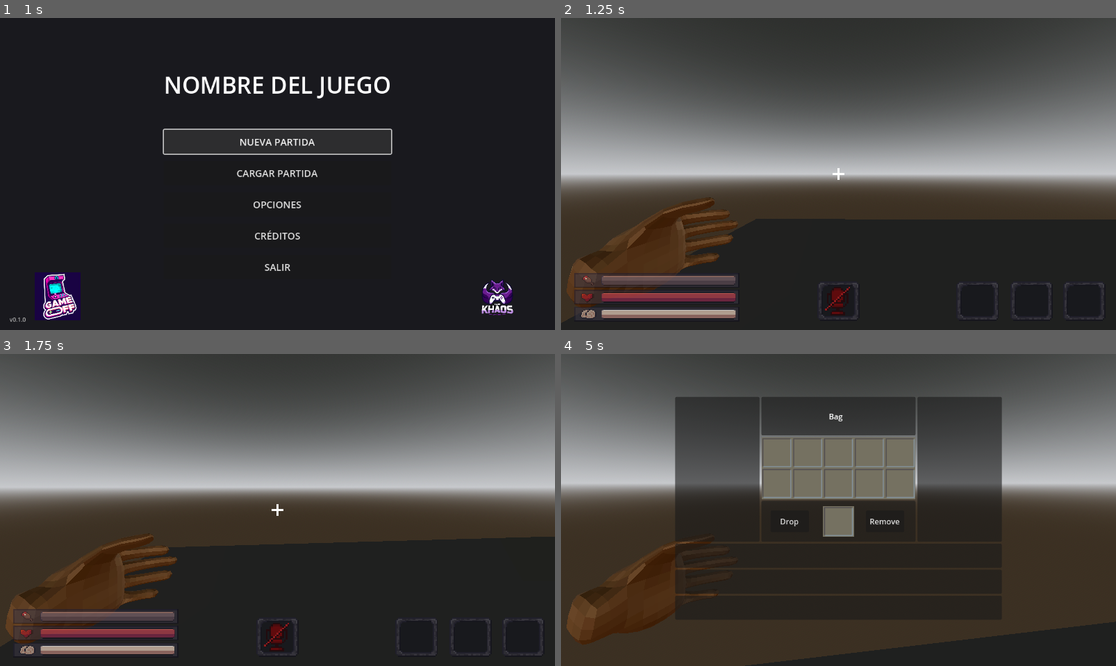
Above: before the commit, frames 1-4 (two rows, left to right).
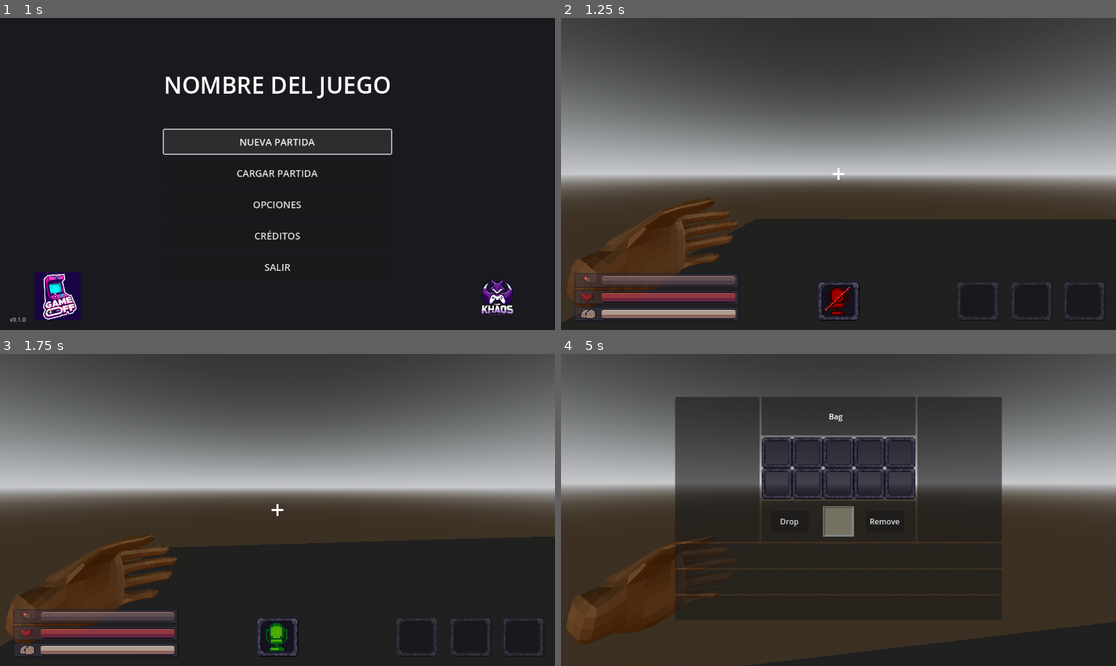
Above: after the commit, the same moments.

Repository: TeamKhaos/Echoes-of-Deep
Game: Godot game, scene res://scenes/main_menu.tscn
Two runs of this game, one before a commit and one after it. Both use one fixed random seed, a clock stepped at 60 frames per second and the inputs below. The project has no main scene, so this scene is started directly. Sound files missing from this copy of the repository are replaced by a short silence.
Inputs (mouse positions are in pixels of both pictures, inside the frame that each line leads up to):
- Up to frame 1 (1 s): click "NUEVA PARTIDA" at 0.5 s
- Up to frame 2 (1.25 s): no input
- Up to frame 3 (1.75 s): move the mouse to (305, 510) at 1.27 s; hold W (Up) from 1.28 s (still down); tap F (Microphone) at 1.35 s; click (305, 510) at 1.42 s
- Up to frame 4 (5 s): keep holding W (Up); move the mouse to (810, 510) at 2.02 s; tap Shift (Crouch) at 2.1 s; tap F (Microphone) at 2.3, 3.05, 3.8, 4.35 s; move the mouse to (849, 503) at 2.77 s; tap Q (Drop) at 2.85 s; move the mouse to (832, 516) at 3.52 s; tap E (Interact) at 3.6 s; click (832, 516) at 3.67 s; move the mouse to (877, 513) at 4.27 s; tap I (Inventory) at 4.9 s

Frame 1 is identical in both runs. In frame 2, 0.1% of the frame differs, in the area x 46-54%, y 84-96%; in frame 3, 0.3%; in frame 4, 5.4%, in the area x 36-64%, y 26-47%.

Commit message:
update logic for microphone and particles

Diff:
--- a/scenes/player/hud/hud.tscn
+++ b/scenes/player/hud/hud.tscn
@@ -229,7 +229,6 @@
 metadata/_edit_use_anchors_ = true
 
 [node name="Microphone" type="TextureRect" parent="."]
-modulate = Color(1, 1, 1, 0.54901963)
 layout_mode = 0
 anchor_left = 0.46180555
 anchor_top = 0.8441358
--- a/scenes/player/inventario.tscn
+++ b/scenes/player/inventario.tscn
@@ -1,19 +1,21 @@
-[gd_scene load_steps=14 format=3 uid="uid://qalas2xm418v"]
+[gd_scene load_steps=16 format=3 uid="uid://qalas2xm418v"]
 
 [ext_resource type="Script" uid="uid://c6wangdtwc4m7" path="res://addons/gloot/core/item_slot.gd" id="1_8v3xu"]
 [ext_resource type="Script" uid="uid://d0pfc3q6sof8y" path="res://addons/gloot/ui/ctrl_inventory_grid.gd" id="1_t2sse"]
 [ext_resource type="JSON" path="res://resources/json/inventario.json" id="2_ai134"]
-[ext_resource type="Texture2D" uid="uid://b86ne8h7k2hsc" path="res://resources/images/field_background.png" id="2_t6213"]
+[ext_resource type="Texture2D" uid="uid://bpmdtgysdm2tp" path="res://resources/images/field_background.png" id="2_t6213"]
 [ext_resource type="Texture2D" uid="uid://cryy16ynshic6" path="res://resources/images/field_highlighted_background.png" id="3_ai134"]
 [ext_resource type="Script" uid="uid://5hfig5q3x8it" path="res://addons/gloot/core/inventory.gd" id="4_t2sse"]
 [ext_resource type="Script" uid="uid://b8hbvp4kl88cn" path="res://addons/gloot/core/constraints/grid_constraint.gd" id="5_6qtn5"]
+[ext_resource type="Texture2D" uid="uid://b6g5y8ynjyd08" path="res://resources/images/marco.png" id="6_8fb8u"]
 [ext_resource type="Script" uid="uid://trghhrgo3fax" path="res://addons/gloot/ui/ctrl_item_slot.gd" id="7_la582"]
+[ext_resource type="Texture2D" uid="uid://b3xcvsmf7mrat" path="res://resources/images/marco_oscuro.png" id="7_mukqp"]
 
 [sub_resource type="StyleBoxTexture" id="StyleBoxTexture_q0ogx"]
-texture = ExtResource("2_t6213")
+texture = ExtResource("6_8fb8u")
 
 [sub_resource type="StyleBoxTexture" id="StyleBoxTexture_dwpwl"]
-texture = ExtResource("3_ai134")
+texture = ExtResource("7_mukqp")
 
 [sub_resource type="StyleBoxFlat" id="StyleBoxFlat_oefha"]
 draw_center = false
--- a/scenes/player/player.tscn
+++ b/scenes/player/player.tscn
@@ -1,46 +1,15 @@
-[gd_scene load_steps=19 format=3 uid="uid://0n2ppdjdgm7e"]
+[gd_scene load_steps=12 format=3 uid="uid://0n2ppdjdgm7e"]
 
 [ext_resource type="Script" uid="uid://bn6v4om706bah" path="res://scripts/player/player.gd" id="1_3vyb7"]
-[ext_resource type="AudioStream" uid="uid://dxtn8b4s08tbm" path="res://resources/audio/pasos.mp3" id="2_fm80t"]
+[ext_resource type="AudioStream" uid="uid://cehsgt0fa8cuq" path="res://resources/audio/pasos.mp3" id="2_fm80t"]
 [ext_resource type="Script" uid="uid://dxyjryo76ydaf" path="res://scripts/player/pivot.gd" id="2_g2els"]
 [ext_resource type="Script" uid="uid://v5yco4th2db3" path="res://scripts/player/mouse_ray_cast.gd" id="3_dqkch"]
 [ext_resource type="Script" uid="uid://bylygc04apr34" path="res://scripts/player/interaction_handler.gd" id="3_qhqgy"]
 [ext_resource type="Script" uid="uid://du2cmouich2u" path="res://scripts/player/camera_3d.gd" id="3_qlg0r"]
 [ext_resource type="PackedScene" uid="uid://qqki4f1idp4p" path="res://scenes/player/player_arms.tscn" id="4_75vfm"]
-[ext_resource type="Texture2D" uid="uid://dfb6qb6xfdsvo" path="res://resources/images/bg-circulo.png" id="6_h17s1"]
 [ext_resource type="PackedScene" uid="uid://cu3maytsanx4s" path="res://scenes/player/voice.tscn" id="6_qek5x"]
 [ext_resource type="PackedScene" uid="uid://c1118cqtdm1xd" path="res://scenes/player/hud/hud.tscn" id="7_0owmy"]
-[ext_resource type="Script" uid="uid://bl2gxq4ige58v" path="res://scripts/player/voice_particles.gd" id="7_je7p5"]
-[ext_resource type="PackedScene" path="res://scenes/scenary_objects/voz prueba.tscn" id="10_je7p5"]
-
-[sub_resource type="StandardMaterial3D" id="StandardMaterial3D_fm80t"]
-transparency = 1
-vertex_color_use_as_albedo = true
-albedo_texture = ExtResource("6_h17s1")
-emission_enabled = true
-emission = Color(0.3882353, 0.79607844, 0.79607844, 1)
-emission_energy_multiplier = 2.5
-billboard_mode = 1
-billboard_keep_scale = true
-
-[sub_resource type="Curve" id="Curve_gx1jg"]
-_limits = [0.0, 2.0, 0.0, 1.0]
-_data = [Vector2(0, 0), 0.0, 0.0, 0, 0, Vector2(0.51051044, 0.28947353), 0.0, 0.0, 0, 0, Vector2(1, 2), 0.0, 0.0, 0, 0]
-point_count = 3
-
-[sub_resource type="CurveTexture" id="CurveTexture_ougmn"]
-curve = SubResource("Curve_gx1jg")
-
-[sub_resource type="ParticleProcessMaterial" id="ParticleProcessMaterial_ugbui"]
-direction = Vector3(0, 0, 0)
-gravity = Vector3(0, 0, 0)
-scale_curve = SubResource("CurveTexture_ougmn")
-collision_mode = 1
-collision_friction = 1.0
-collision_bounce = 1.0
-collision_use_scale = true
-
-[sub_resource type="QuadMesh" id="QuadMesh_fcs02"]
+[ext_resource type="PackedScene" uid="uid://bcu48jnv386ea" path="res://scenes/scenary_objects/voz prueba.tscn" id="10_je7p5"]
 
 [sub_resource type="CapsuleShape3D" id="CapsuleShape3D_u8vuu"]
 radius = 0.2
@@ -72,16 +41,6 @@
 
 [node name="RightBackAudio" type="AudioStreamPlayer3D" parent="Pivot/Camera3D" groups=["right_back_audio_player"]]
 
-[node name="VoiceParticle" type="Node3D" parent="Pivot/Camera3D"]
-script = ExtResource("7_je7p5")
-
-[node name="VoiceParticles" type="GPUParticles3D" parent="Pivot/Camera3D/VoiceParticle"]
-material_override = SubResource("StandardMaterial3D_fm80t")
-emitting = false
-speed_scale = 0.7
-process_material = SubResource("ParticleProcessMaterial_ugbui")
-draw_pass_1 = SubResource("QuadMesh_fcs02")
-
 [node name="Voice" parent="." instance=ExtResource("6_qek5x")]
 
 [node name="CollisionShape3D" type="CollisionShape3D" parent="."]
@@ -102,6 +61,7 @@
 unique_name_in_owner = true
 
 [node name="VoiceWave" parent="." instance=ExtResource("10_je7p5")]
+visible = false
 script = null
 
 [node name="StairsBelowRaycast" type="RayCast3D" parent="."]
--- a/scripts/player/hud.gd
+++ b/scripts/player/hud.gd
@@ -12,6 +12,10 @@
 
 # 🔹 Texto de interacción
 @onready var interact_label = $InteractLabel
+
+# 🎙️ Control del micrófono
+@onready var microphone_texture_off = $"Microphone/Microphone OFF"
+@onready var microphone_texture_on = $"Microphone/Microphone ON"
 
 # 🔹 Variables internas
 var inventory_ref: Node = null
@@ -30,6 +34,12 @@
 	if low_hunger_overlay:
 		low_hunger_overlay.modulate = Color(1, 1, 1, 0)  # Totalmente transparente
 		low_hunger_overlay.mouse_filter = Control.MOUSE_FILTER_IGNORE
+
+	# Inicializar estado del micrófono
+	if microphone_texture_off:
+		microphone_texture_off.visible = true
+	if microphone_texture_on:
+		microphone_texture_on.visible = false
 
 # ===============================
 # 🧭 INVENTARIO
@@ -295,3 +305,13 @@
 	if sanity_bar:
 		sanity_bar.value = sanity_value
 	print("🧠 Cordura restaurada a:", sanity_value)
+
+# ===============================
+# 🎙️ FUNCIONALIDAD DEL MICRÓFONO
+# ===============================
+
+func _on_microphone_toggled(active: bool):
+	if microphone_texture_off:
+		microphone_texture_off.visible = not active
+	if microphone_texture_on:
+		microphone_texture_on.visible = active
--- a/scripts/player/player.gd
+++ b/scripts/player/player.gd
@@ -6,7 +6,7 @@
 @onready var collision_shape = $CollisionShape3D
 @onready var player_hud = $PlayerHUD
 @onready var voice_controller = $Voice
-@onready var voice_particles = $Pivot/Camera3D/VoiceParticle
+@onready var voiceparticle = $VoiceWave
 
 @onready var hud = $PlayerHUD/hud
 @onready var object_marker = $Pivot/Camera3D/ObjectMarker
@@ -71,6 +71,7 @@
 	print("🔹 Total de ítems en inventario: funcion de player ", items)
 
 	hud.set_inventory(inv_node)
+	voice_controller.microphone_toggled.connect(hud._on_microphone_toggled)
 
 	# --- Resto de tu configuración ---
 	GLOBAL.PlayerRef = self
@@ -180,10 +181,11 @@
 
 	if Input.is_action_just_pressed("Microphone"):
 		voice_controller.toggle_microphone()
+
 	if voice_controller.is_active():
-		voice_particles.update_emission(-Camera.global_transform.basis.z)
-	else:
-		voice_particles.stop_emission()
+		voiceparticle.visible = true
+	else:
+		voiceparticle.visible = false
 
 	if Input.is_key_pressed(KEY_R):
 		_try_consume_held_item()
Binary file added: resources/images/marco_oscuro.png
Not shown: 1 places in scenes/plataforma.tscn that only renumber resources
